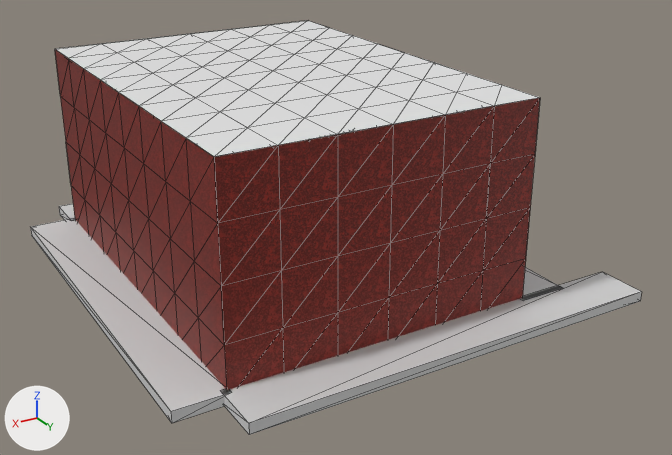
A saved change to the glTF model site/public/scene.glb.
Both versions are drawn from a camera (50 mm lens) standing at (17.75, 30.82, 16.41) and looking at (0.17, 1.53, 1.76). Lighting does not change. The marker at lower left points along +X, +Y and +Z. Mesh edges are drawn as thin lines. Where no turn or scale is listed for an object, it has been applied to the vertices.

The first picture shows 'Basseboard.001', 'Basseboard.002', 'Ceiling.024', 'Ceiling.030', 'Ceiling.031', 'Ceiling.037', 'Ceiling.038', 'Ceiling.039', 'Ceiling.040', 'Ceiling.041', 'Plane.001', 'Plane.052'.
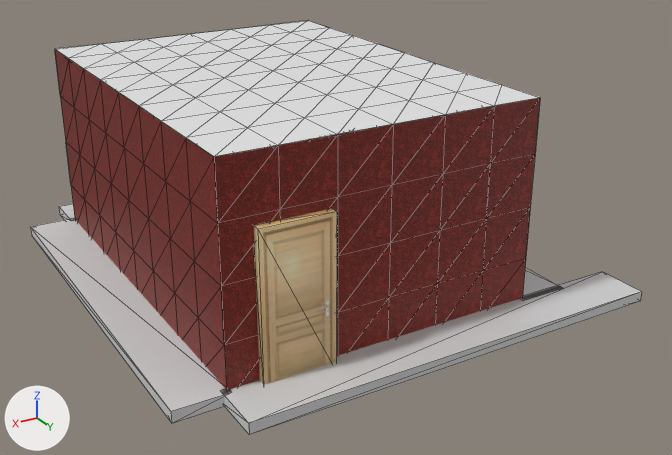
Commit message: Made a door

Changed parts and their boxes [x1, y1, x2, y2] in the pictures (672 x 455 px):
'Door', added (beige): after [254, 208, 337, 385]

The change, as a list of edits to the scene's bpy script:
```text
Add img_door128:
    img_door128 = load_image('door128', '_unpacked/door128', 128, 128, 'sRGB')
Add mat_door:
    mat_door = principled_material('Door')
    mat_door.texture = img_door128
Add me_cube_015:
    me_cube_015.from_pydata(...)  # a box spanning x -1.33..1.33, y -0.2..0.2, z -3.13..2.56
    me_cube_015.materials.append(mat_door)  # picture img_door128
Add ob_door:
    ob_door = bpy.data.objects.new('Door', me_cube_015)
    ob_door.location = (5.54, 8.11, 3.11)
```
